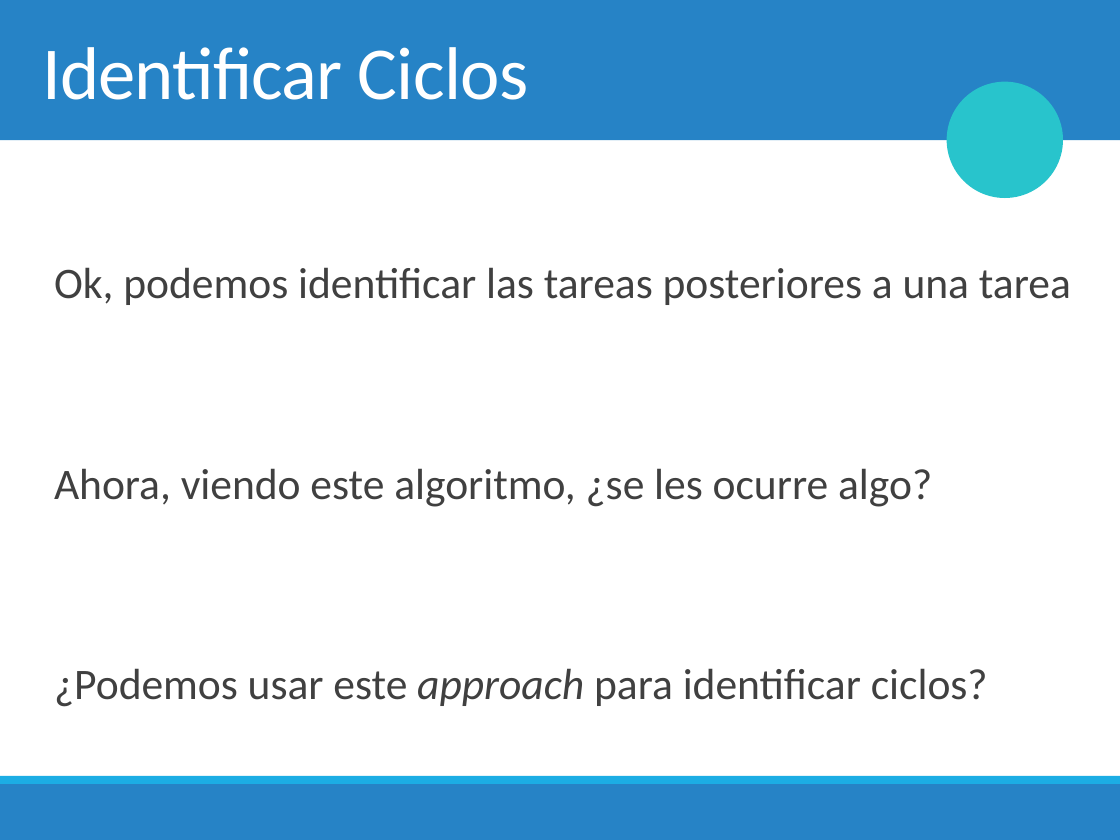
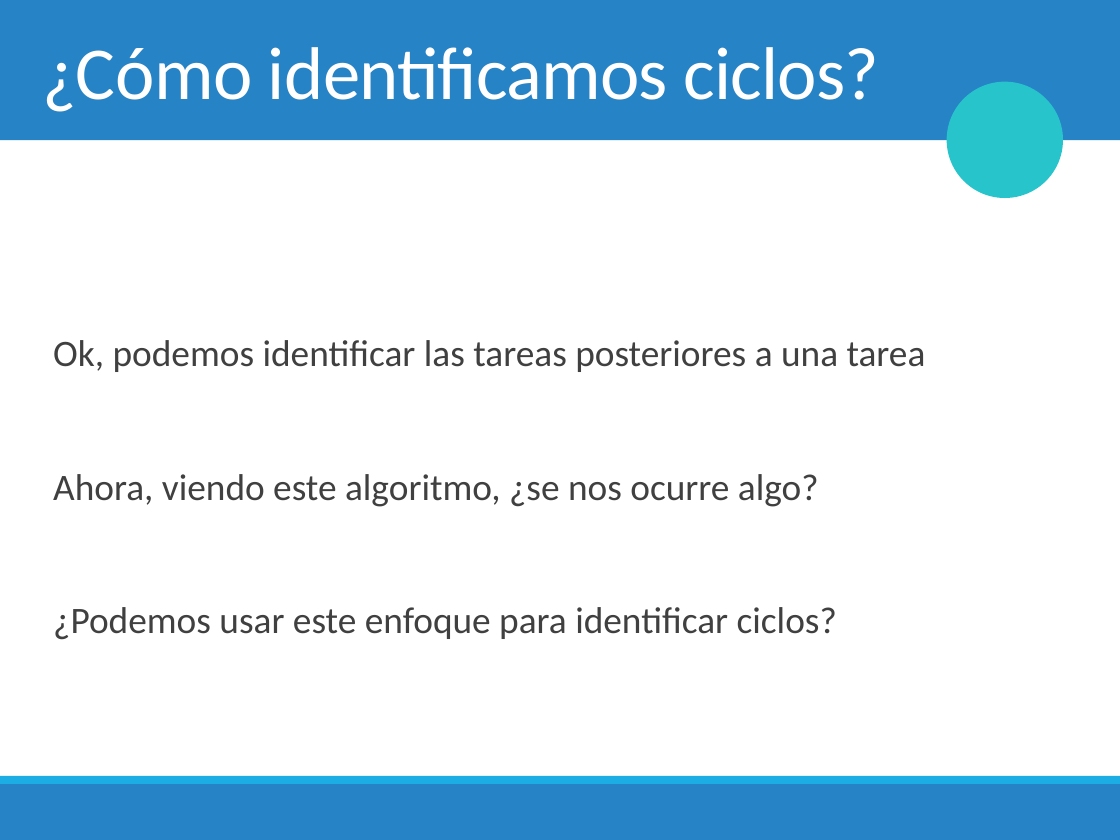
Before and after one commit to mplazadelosreyes/2018-2, a slide deck: slide 31 of Clases/13. Grafos & Depth First Search.pptx. Drawn at 1120x840 pixels with LibreOffice and Linux fonts; fonts in the diff are those of the drawing; background and template pictures are left out. Boxes give left, top, right and bottom in pixels: in the first picture for what was removed or moved away, otherwise in the second. Text is boxed around its words. In the diff, an @@ line names an element or a change of style, - is before the commit and + after.

```diff
--- a/Clases/13. Grafos & Depth First Search.pptx
+++ b/Clases/13. Grafos & Depth First Search.pptx
@@ title at (x1=42, y1=47, x2=879, y2=112): text changed @@
-Identificar Ciclos
+¿Cómo identificamos ciclos?
@@ text "Ok, podemos identificar las tareas ..." at (x1=53, y1=340, x2=926, y2=640): vertical alignment top to middle @@
@@ text at (x1=53, y1=340, x2=926, y2=372): size 28 to 24 pt in "Ok, podemos identificar las tareas posteriores a ..."; line spacing 1.5 to 1 @@
@@ text at (x1=53, y1=474, x2=837, y2=640): text changed; size 28 to 24 pt @@
-  Ahora, viendo este algoritmo, ¿se les ocurre algo?
-  ¿Podemos usar este approach para identificar ciclos?
+  Ahora, viendo este algoritmo, ¿se nos ocurre algo?
+  ¿Podemos usar este enfoque para identificar ciclos?
```
Also in this commit, not shown: 41 other slides changed, 23 slides added, 1 slide removed, 5 other files.
